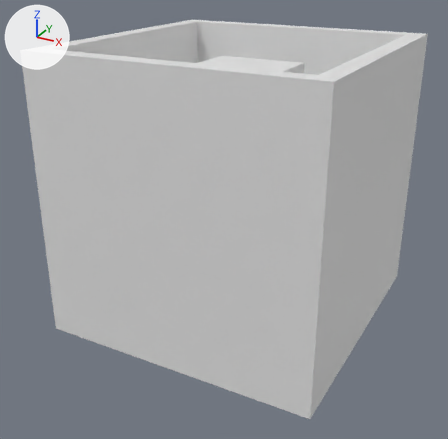
What one commit did to the OBJ model src/main/resources/assets/electricity/models/dc_string_cable/dc_string_cable_trench_tee.obj.
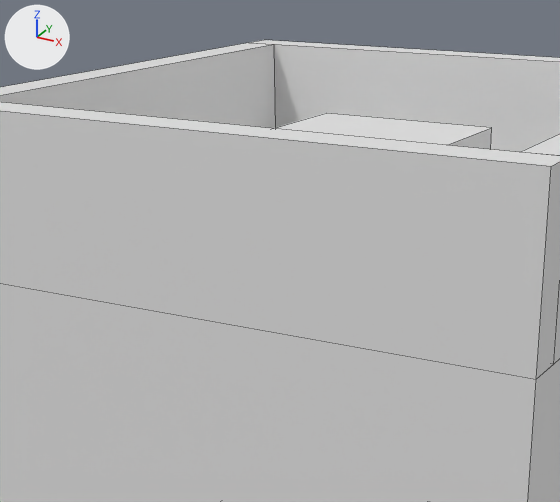
Old and new are each drawn whole from a 50 mm lens placed at (1.478, -2.401, 1.288), pointed at (0.474, -0.576, 0.376) and again close up on the part from 14% to 75% of the width and 0% to 56% of the height. Every picture has the same lights, and +X, +Y and +Z are marked at upper left. The last two pictures show the newer version. The close-ups show mesh edges as thin lines. Where no turn or scale is listed for an object, it has been applied to the vertices.

In view in the first close-up: 'bedding', 'jbox', 'jbox.001'.
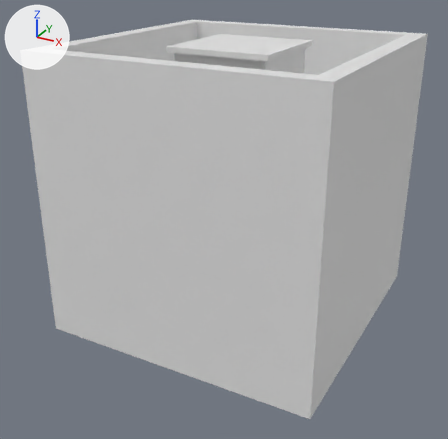
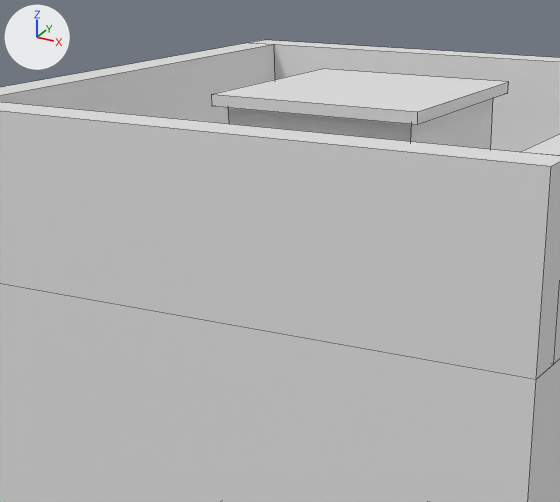
Location of each change, [x1, y1, x2, y2] in pixels of the close-ups (560 x 502 px):
'jbox.001', reshaped: before [275, 113, 491, 145]; after [215, 69, 507, 112]
'jbox', reshaped: before [449, 128, 492, 149]; after [212, 82, 509, 149]
part 1 of me_jbox, added: after [212, 82, 509, 125]
part 2 of me_jbox, built on: before [449, 128, 492, 148]; after [229, 99, 493, 148]

What the commit changed:
me_jbox is used by ob_jbox; location (0.0, 0.0, 0.0).
Verts and faces of me_jbox; kept vertices keep their numbers, new ones are numbered from 8.
Before the commit, vertices of me_jbox: 4 (0.338, -0.662, 0.919), 5 (0.663, -0.662, 0.919), 6 (0.663, -0.337, 0.919) at pixel (491, 127), 7 (0.338, -0.337, 0.919) at pixel (326, 113).
me_jbox had 8 vertices, 5 faces and spanned x 0.338..0.663, y -0.662..-0.337, z 0.738..0.919.
me_jbox now has 16 vertices, 11 faces and spans x 0.319..0.681, y -0.681..-0.319, z 0.738..0.994.
me_jbox part 1: the loose piece of 8 vertices spanning x 0.338..0.663, y -0.662..-0.337, z 0.738..0.919 is copied, and the copy is scaled about its middle by (1.12, 1.12, 0.103), then moved by (0.0, 0.0, 0.156); it spans x 0.319..0.681, y -0.681..-0.319, z 0.975..0.994.
Part 2, on me_jbox:
Vertices 4 to 7 move by (0.0, 0.0, 0.056).
New faces: (4, 5, 6, 7).
me_jbox_001 is used by ob_jbox_001; location (0.0, 0.0, 0.0).
me_jbox_001 had 4 vertices, 1 face and spanned x 0.338..0.663, y -0.662..-0.337, z 0.919.
me_jbox_001 now has 4 vertices, 1 face and spans x 0.319..0.681, y -0.681..-0.319, z 0.994.
Part 3, on me_jbox_001:
Vertex 0 of me_jbox_001 moves from (0.338, -0.662, 0.919) to (0.319, -0.681, 0.994) at pixel (211, 94).
Vertex 1 of me_jbox_001 moves from (0.663, -0.662, 0.919) to (0.681, -0.681, 0.994) at pixel (417, 111).
Vertex 2 of me_jbox_001 moves from (0.663, -0.337, 0.919) at pixel (491, 127) to (0.681, -0.319, 0.994) at pixel (508, 81).
Vertex 3 of me_jbox_001 moves from (0.338, -0.337, 0.919) at pixel (326, 113) to (0.319, -0.319, 0.994) at pixel (322, 68).
